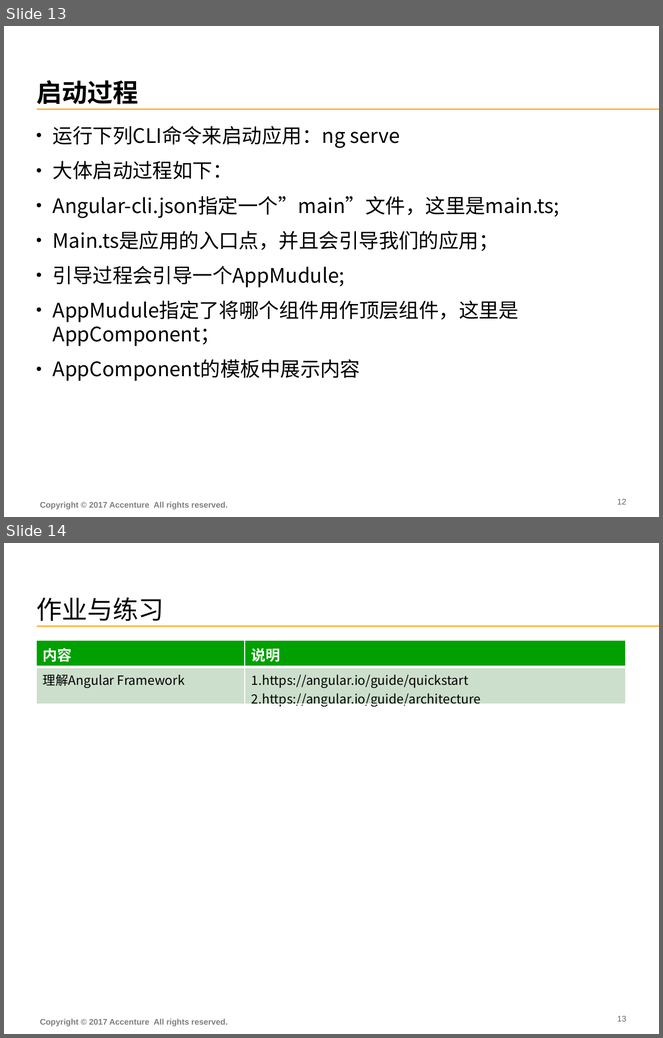
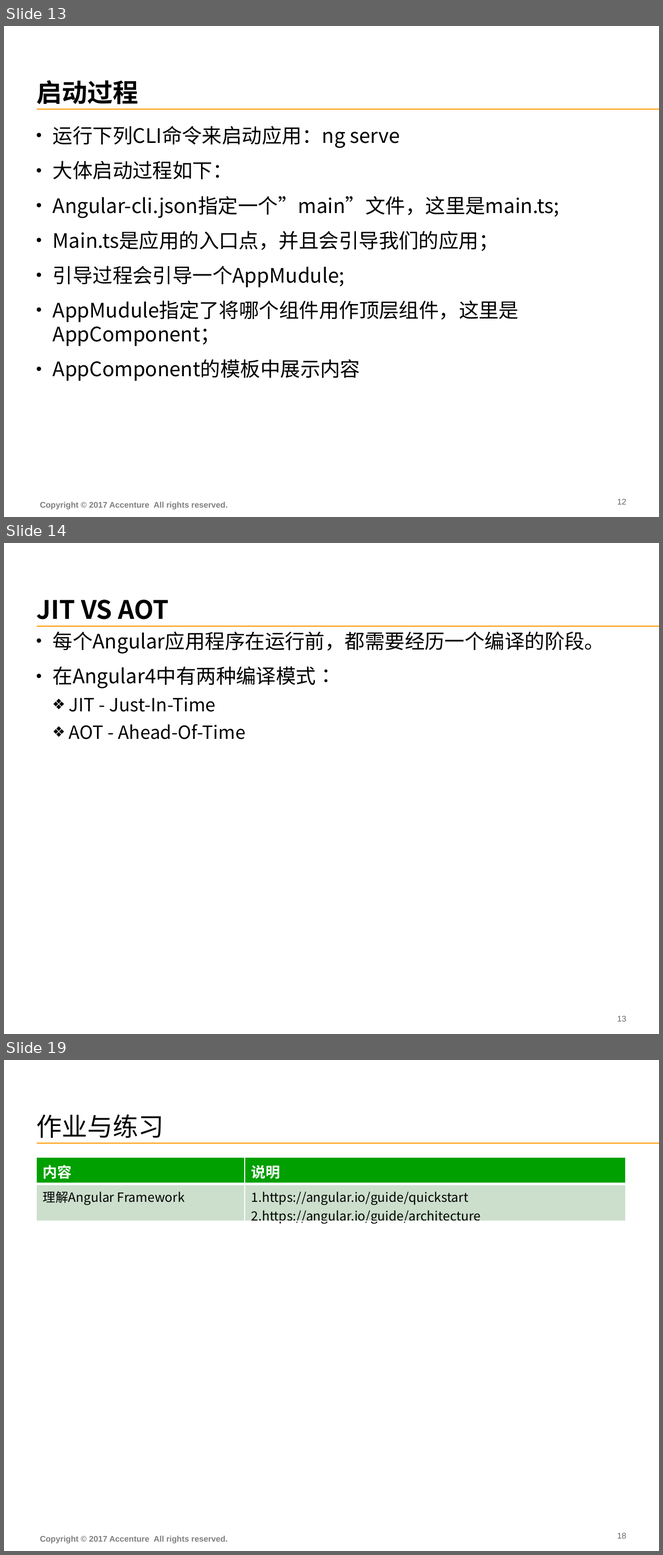
Before and after one commit to FS-Angular-Interest-Group/AngularTraining, a slide deck: PPT/03-Accenture-FS-Angular-Framework.pptx. Shown one above the other, each under a label of ours: slides 13 and 14 before the commit, slides 13, 14 and 19 after it; the slides between them are not shown. The pictures are 663x1038 and 663x1555 pixels, drawn with LibreOffice and Linux fonts; fonts in the diff are those of the drawing. Boxes give left, top, right and bottom in pixels: in the first picture for what was removed or moved away, otherwise in the second. Text is boxed around its words. In the diff, an @@ line names an element or a change of style, - is before the commit and + after.

```diff
--- a/PPT/03-Accenture-FS-Angular-Framework.pptx
+++ b/PPT/03-Accenture-FS-Angular-Framework.pptx
@@ slide 14 added at (x1=4, y1=543, x2=659, y2=1034), background #FFFFFF; not listed: 1 template element that a slide beside it also shows @@
@@ title added at (x1=36, y1=600, x2=169, y2=619), 28 pt, text #000000, bold @@
+JIT VS AOT
@@ text added at (x1=53, y1=631, x2=605, y2=740), 22 pt, text #000000 @@
+• 每个Angular应用程序在运行前，都需要经历一个编译的阶段。
+• 在Angular4中有两种编译模式：
+  ❖ JIT - Just-In-Time
+  ❖ AOT - Ahead-Of-Time
@@ page number added at (x1=618, y1=1016, x2=627, y2=1022), 9 pt, text #666666 @@
+13
@@ what was slide 14 is now slide 19 @@
@@ page number at (x1=618, y1=1533, x2=627, y2=1539): text changed @@
-13
+18
```
Also in this commit, not shown: 5 slides changed, 4 other slides added.
